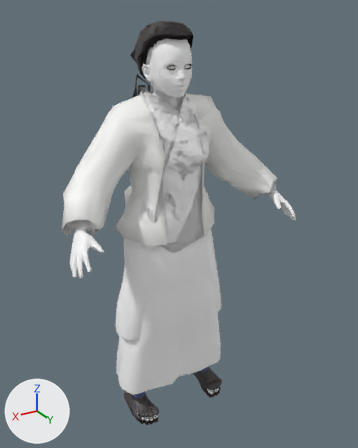
Renders of the glTF model assets/humans/child_f.glb from each side of a commit.
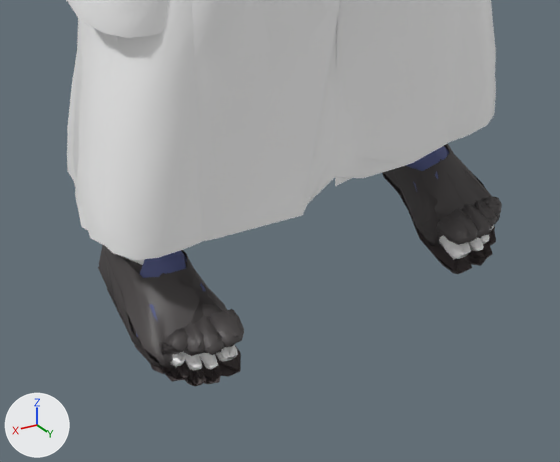
Old and new are each drawn whole from a 50 mm lens placed at (0.771, 1.387, 1.371), pointed at (-0.028, 0.056, 0.706) and again close up on the part from 28% to 66% of the width and 74% to 99% of the height. Lighting does not change. The marker at lower left points along +X, +Y and +Z. The older version's two pictures come first. Vertices at exactly the same position are counted once.

The older version as bpy lines, for what is in view:
```python
me_l1_lungi = bpy.data.meshes.new('L1_lungi')
me_l1_lungi.from_pydata(...)  # 685 vertices, 1304 faces; spans x -0.212..0.21, y -0.079..0.138, z 0.106..0.779
me_l1_lungi.materials.append(mat_defaultmaterial_018)
me_l1_shoes = bpy.data.meshes.new('L1_shoes')
me_l1_shoes.from_pydata(...)  # 566 vertices, 981 faces; spans x -0.193..0.193, y -0.029..0.161, z -0.011..0.048
me_l1_shoes.materials.append(mat_defaultmaterial_016)
me_l2_shoes = bpy.data.meshes.new('L2_shoes')
me_l2_shoes.from_pydata(...)  # 158 vertices, 244 faces; spans x -0.189..0.19, y -0.028..0.16, z -0.009..0.047
me_l2_shoes.materials.append(mat_defaultmaterial_046)
ob_l1_lungi = bpy.data.objects.new('L1_lungi', me_l1_lungi)
ob_l1_lungi.location = (0.0, 0.0, 0.0)
ob_l1_shoes = bpy.data.objects.new('L1_shoes', me_l1_shoes)
ob_l1_shoes.location = (0.0, 0.0, 0.0)
ob_l2_shoes = bpy.data.objects.new('L2_shoes', me_l2_shoes)
ob_l2_shoes.location = (0.0, 0.0, 0.0)
# also in view: 'L1_kameez_skirt' at (0.004, 0.029, 0.541); 'L1_skin_feet' at (0.0, 0.064, 0.107); 'L2_kameez_skirt' at (0.004, 0.029, 0.537); 'L1_saree' at (0.002, 0.031, 0.442); 'L2_trousers' at (0.003, 0.02, 0.409)
```
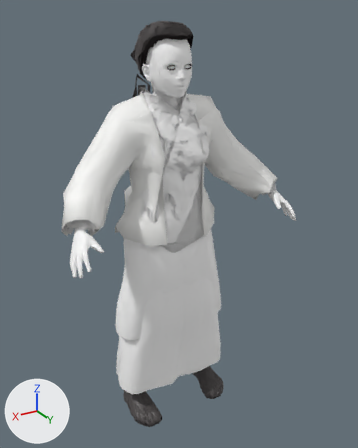
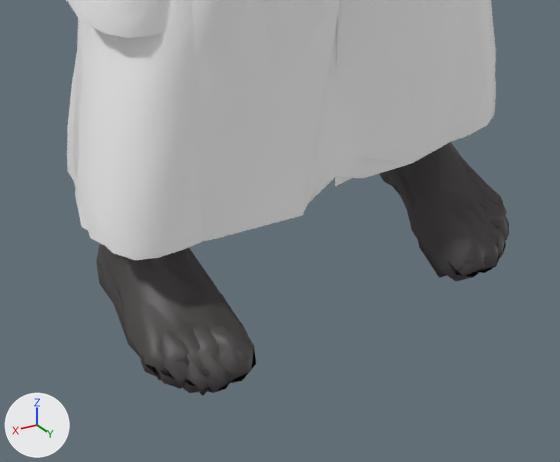
The change in detail:
me_l1_shoes is used by ob_l1_shoes; location (0.0, 0.0, 0.0).
me_l1_shoes had 566 vertices, 981 faces and spanned x -0.193..0.193, y -0.029..0.161, z -0.011..0.048.
me_l1_shoes now has 581 vertices, 1010 faces and spans x -0.196..0.196, y -0.032..0.171, z -0.025..0.07.
me_l1_shoes part 1: the loose piece of 291 vertices spanning x -0.193..-0.106, y -0.029..0.161, z -0.011..0.048 is rebuilt with 300 vertices and now spans x -0.196..-0.101, y -0.032..0.171, z -0.025..0.07.
me_l1_shoes part 2: the loose piece of 275 vertices spanning x 0.106..0.193, y -0.029..0.161, z -0.011..0.048 is rebuilt with 281 vertices and now spans x 0.101..0.196, y -0.032..0.171, z -0.025..0.066.
me_l2_shoes is used by ob_l2_shoes; location (0.0, 0.0, 0.0).
me_l2_shoes had 158 vertices, 244 faces and spanned x -0.189..0.19, y -0.028..0.16, z -0.009..0.047.
me_l2_shoes now has 164 vertices, 252 faces and spans x -0.198..0.195, y -0.034..0.17, z -0.026..0.066.
me_l2_shoes part 3: the loose piece of 80 vertices spanning x 0.105..0.19, y -0.028..0.16, z -0.009..0.047 is rebuilt with 80 vertices and now spans x 0.1..0.195, y -0.029..0.17, z -0.026..0.066.
me_l2_shoes part 4: the loose piece of 78 vertices spanning x -0.189..-0.105, y -0.028..0.16, z -0.009..0.047 is rebuilt with 84 vertices and now spans x -0.198..-0.101, y -0.034..0.17, z -0.026..0.066.

Location of each change, [x1, y1, x2, y2] in pixels of the close-ups (560 x 462 px):
'L1_shoes', reshaped (12% taller): before [99, 143, 502, 368]; after [96, 142, 509, 393]
'L2_shoes', reshaped (18% taller): before [98, 145, 499, 360]; after [98, 143, 503, 396]
part 1 of me_l1_shoes, rebuilt (10% wider, 33% taller): before [384, 143, 502, 247]; after [379, 142, 509, 281]
part 2 of me_l1_shoes, rebuilt (10% wider, 22% taller): before [99, 245, 244, 368]; after [96, 243, 256, 393]
part 3 of me_l2_shoes, rebuilt: before [98, 256, 237, 360]; after [98, 244, 253, 396]
part 4 of me_l2_shoes, rebuilt (33% taller): before [383, 145, 499, 246]; after [387, 143, 503, 278]
'L1_chappal_sole', unchanged, covered by the edit: before [107, 172, 496, 386]; after [152, 187, 460, 385]
'L1_skin_feet', unchanged, covered by the edit: before [128, 225, 494, 371]
'L1_chappal_straps', unchanged, covered by the edit: before [136, 146, 448, 337]
